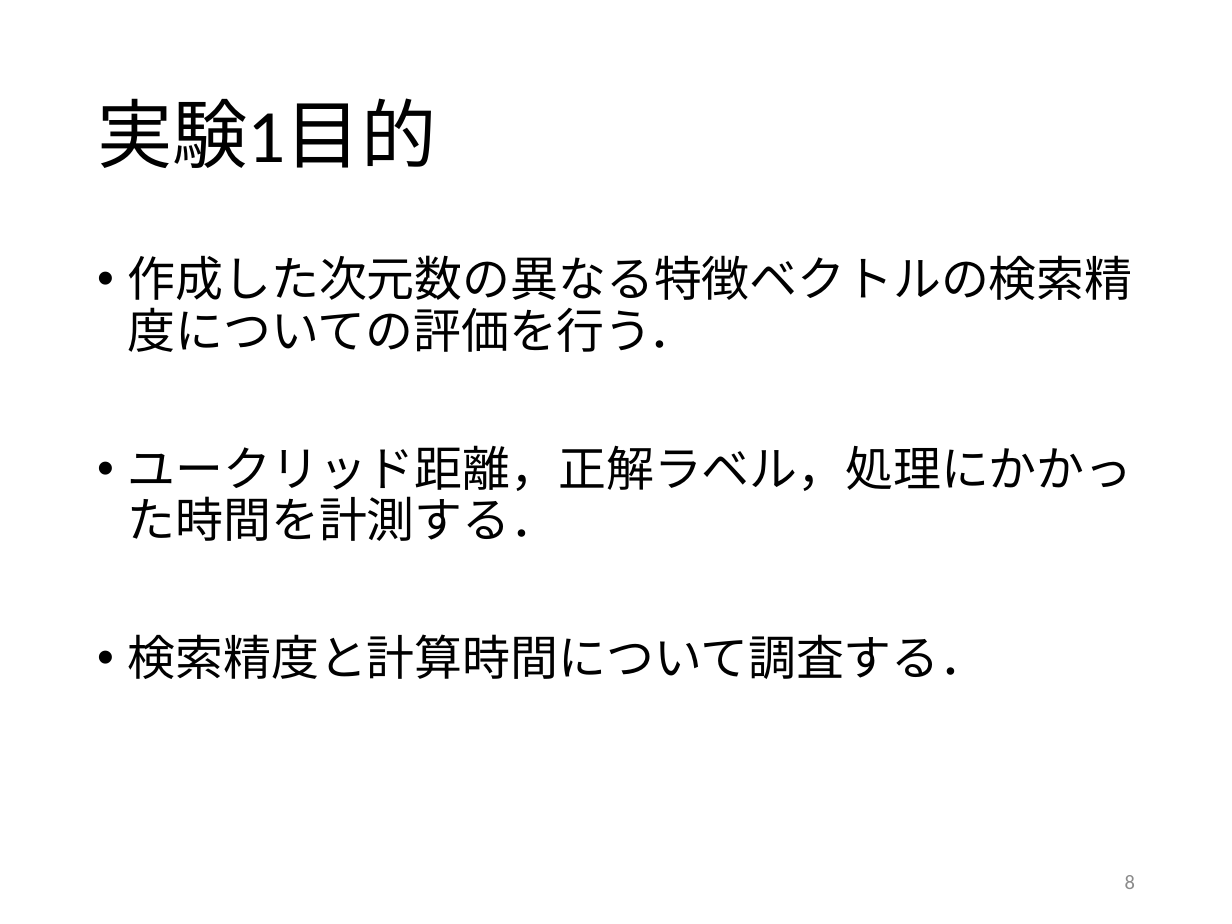
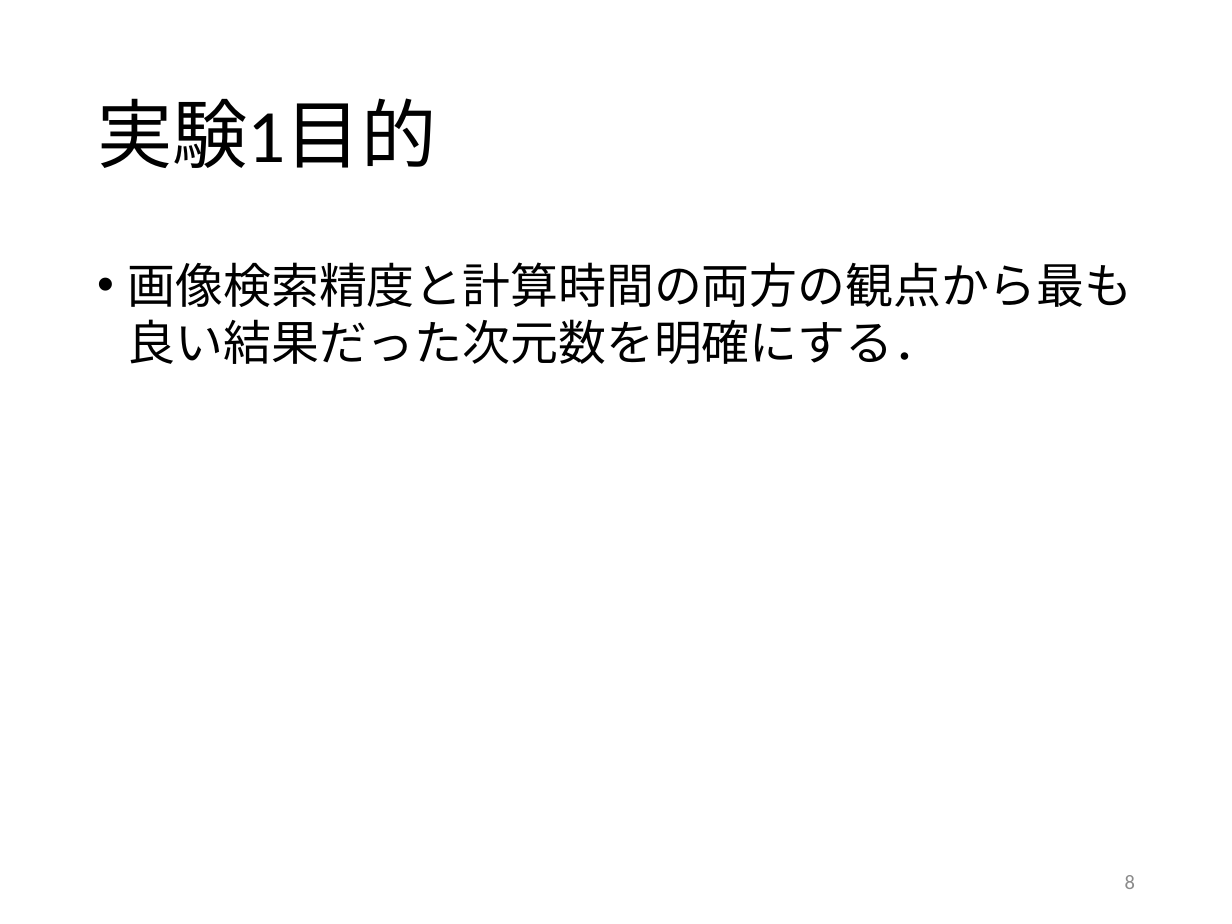
Before and after one commit to kait-takanolab/1821005-yoshioka-thesis, a slide deck: slide 8 of 卒研発表/卒論発表0119.pptx. Drawn at 1232x924 pixels with LibreOffice and Linux fonts; fonts in the diff are those of the drawing. Boxes give left, top, right and bottom in pixels: in the first picture for what was removed or moved away, otherwise in the second. Text is boxed around its words. In the diff, an @@ line names an element or a change of style, - is before the commit and + after.

```diff
--- a/卒研発表/卒論発表0119.pptx
+++ b/卒研発表/卒論発表0119.pptx
@@ text at [128,262,1133,364]: text changed @@
-• 作成した次元数の異なる特徴ベクトルの検索精度についての評価を行う．
-• ユークリッド距離，正解ラベル，処理にかかった時間を計測する．
-• 検索精度と計算時間について調査する．
+• 画像検索精度と計算時間の両方の観点から最も良い結果だった次元数を明確にする．
```
Also in this commit, not shown: 7 other slides changed, 1 slide added.
